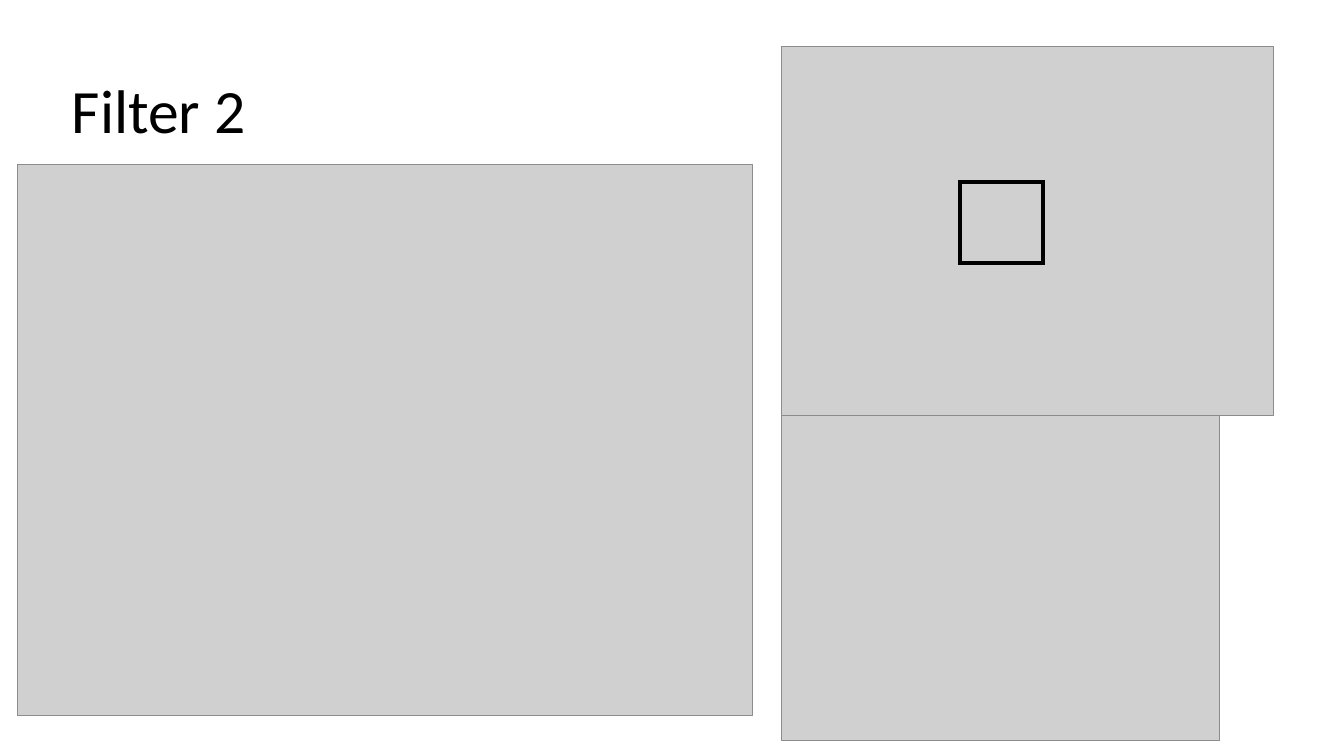
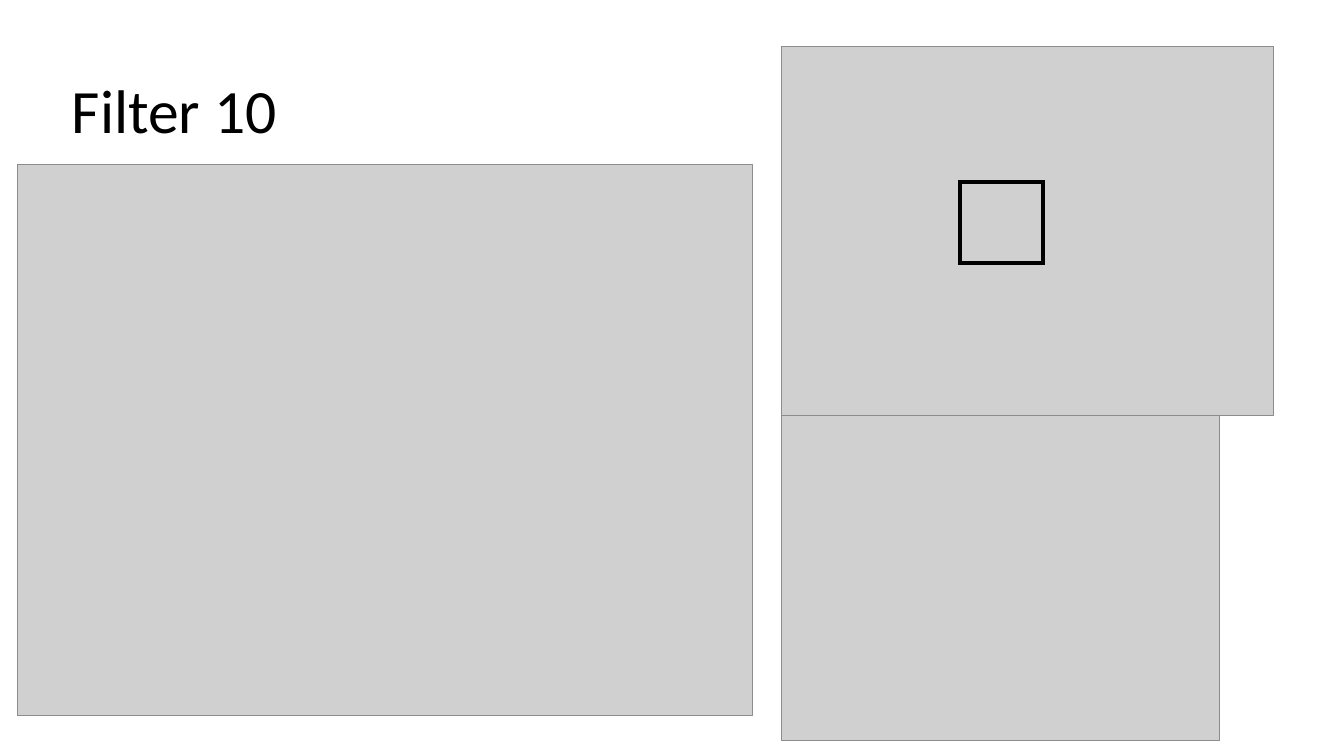
Before and after one commit to laurenlusk/DigiCommFinalProject, a slide deck: slide 12 of Singular Value Powerpoints/SVD 10 Filters Snippet 4.pptx (slide 4 before the commit). Drawn at 1344x756 pixels with LibreOffice and Linux fonts; fonts in the diff are those of the drawing; grey boxes stand for pictures. Boxes give left, top, right and bottom in pixels: in the first picture for what was removed or moved away, otherwise in the second. Text is boxed around its words. In the diff, an @@ line names an element or a change of style, - is before the commit and + after.

```diff
--- a/Singular Value Powerpoints/SVD 10 Filters Snippet 4.pptx
+++ b/Singular Value Powerpoints/SVD 10 Filters Snippet 4.pptx
@@ title at box(72, 90, 276, 134): text changed @@
-Filter 2
+Filter 10
```
Also in this commit, not shown: 5 other slides changed, 3 other files.
